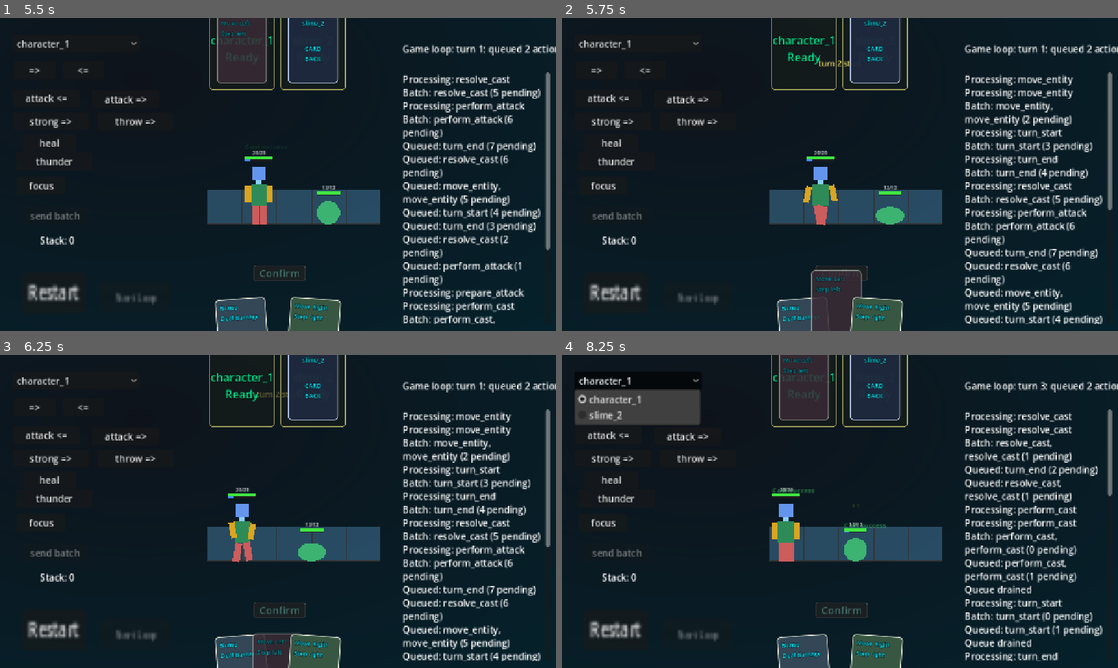
Above: before the commit, frames 1-4 (two rows, left to right).
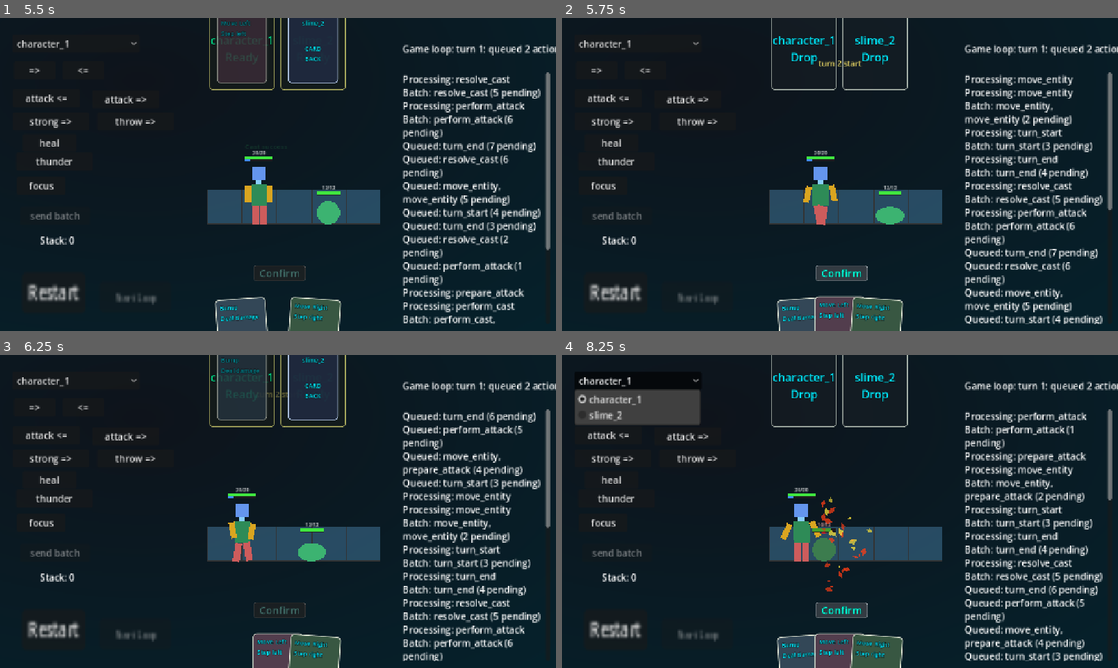
Above: after the commit, the same moments.

Repository: bubblecigar/turn-base-game
Game: Godot game, scene res://scenes/main.tscn
The game is run twice, just before and just after one commit, with the same random seed, the same clock (stepped at 60 frames per second) and the same inputs.
Inputs (mouse positions are in pixels of both pictures, inside the frame that each line leads up to):
- Up to frame 1 (5.5 s): click "Restart" at 0.5 s; click "Restart" at 1.25 s; click "Restart" at 2 s; click "Start Loop" at 2.75 s; click "Confirm" at 3.5 s; click "slime_2" at 4.25 s; click "=>" at 5 s
- Up to frame 2 (5.75 s): no input
- Up to frame 3 (6.25 s): click (278, 611) at 5.75 s, where only the run after the commit has a clickable "Confirm"
- Up to frame 4 (8.25 s): drag from (1040, 536) to (795, 542) at 6.52 s; drag from (728, 527) to (856, 536) at 7.27 s; click "character_1" at 8 s

Frame 1 is identical in both runs. In frame 2, 3.8% of the frame differs, in the area x 37-63%, y 0-100%; in frame 3, 10%; in frame 4, 14%, in the area x 37-99%, y 0-100%.

Commit message:
remove the card animation to prevent buggy behavior

Diff:
--- a/scenes/gui/card_hand_view.gd
+++ b/scenes/gui/card_hand_view.gd
@@ -6,7 +6,6 @@
 const CARD_OVERLAP_PIXELS := 34.0
 const CARD_RAISE_PIXELS := 14.0
 const CARD_HOVER_RAISE_PIXELS := 28.0
-const CARD_HOVER_SECONDS := 0.12
 const CARD_TITLE_LABEL_NAME := "TitleLabel"
 const CARD_COST_LABEL_NAME := "CostLabel"
 const CARD_BODY_LABEL_NAME := "BodyLabel"
@@ -21,7 +20,6 @@
 var _card_face_template: Panel
 var _selection_slot_position_provider: Callable
 var _player_entity_id_provider: Callable
-var _card_tweens: Dictionary = {}
 var _card_nodes: Array[Control] = []
 var _active_cards: Array[Dictionary] = []
 var _selected_card_index := -1
@@ -57,7 +55,6 @@
 	if card == null:
 		return
 
-	_kill_card_tween(card)
 	_dragging_card_index = index
 	_apply_fixed_card_size(card)
 	card.rotation_degrees = 0.0
@@ -90,10 +87,6 @@
 	_active_cards = active_cards.duplicate(true)
 	_selected_card_index = selected_card_index
 	_dragging_card_index = dragging_card_index
-	for tween: Tween in _card_tweens.values():
-		if tween:
-			tween.kill()
-	_card_tweens.clear()
 
 	for child: Node in get_children():
 		remove_child(child)
@@ -161,7 +154,6 @@
 	if card == null:
 		return
 
-	_kill_card_tween(card)
 	var card_count := _card_nodes.size()
 	var centered_index := _get_card_centered_index(index, card_count)
 	var target_position := _get_card_base_position(index, card_count)
@@ -170,40 +162,32 @@
 
 	_apply_fixed_card_size(card)
 	card.pivot_offset = CARD_SIZE / 2.0
-	if animated:
-		_tween_card_to(card, target_position, target_rotation, Vector2.ONE, target_z_index, CARD_HOVER_SECONDS)
-	else:
-		card.position = target_position
-		card.rotation_degrees = target_rotation
-		card.scale = Vector2.ONE
-		card.z_index = target_z_index
+	card.position = target_position
+	card.rotation_degrees = target_rotation
+	card.scale = Vector2.ONE
+	card.z_index = target_z_index
 
 
 func move_card_to_selection_slot(card: Control, index: int, entity_id: StringName, animated: bool) -> void:
 	if card == null:
 		return
 
-	_kill_card_tween(card)
 	var target_position := _get_selection_slot_card_position(entity_id)
 	var target_z_index := 150 + index
 	_apply_fixed_card_size(card)
 	card.pivot_offset = CARD_SIZE / 2.0
-	if animated:
-		_tween_card_to(card, target_position, 0.0, Vector2.ONE, target_z_index, CARD_HOVER_SECONDS)
-	else:
-		card.position = target_position
-		card.rotation_degrees = 0.0
-		card.scale = Vector2.ONE
-		card.z_index = target_z_index
-
-
-func _tween_card_hover(card: Control, index: int, is_hovered: bool) -> void:
+	card.position = target_position
+	card.rotation_degrees = 0.0
+	card.scale = Vector2.ONE
+	card.z_index = target_z_index
+
+
+func _set_card_hover_state(card: Control, index: int, is_hovered: bool) -> void:
 	if card == null:
 		return
 	if index == _dragging_card_index or index == _selected_card_index:
 		return
 
-	_kill_card_tween(card)
 	var base_position := _get_card_base_position(index, get_child_count())
 	var centered_index := _get_card_centered_index(index, get_child_count())
 	var target_position := base_position
@@ -219,7 +203,9 @@
 	_apply_fixed_card_size(card)
 	card.pivot_offset = CARD_SIZE / 2.0
 	card.z_index = target_z_index
-	_tween_card_to(card, target_position, target_rotation, target_scale, target_z_index, CARD_HOVER_SECONDS)
+	card.position = target_position
+	card.rotation_degrees = target_rotation
+	card.scale = target_scale
 
 
 func _get_card_base_position(index: int, card_count: int) -> Vector2:
@@ -257,7 +243,6 @@
 	if card == null:
 		return
 
-	_kill_card_tween(card)
 	var card_count := _card_nodes.size()
 	var centered_index := _get_card_centered_index(index, card_count)
 	var target_position := _get_card_base_position(index, card_count)
@@ -266,10 +251,12 @@
 
 	_apply_fixed_card_size(card)
 	card.pivot_offset = CARD_SIZE / 2.0
-	card.z_index = 220 + index
-
-	var tween := _tween_card_to(card, target_position, target_rotation, Vector2.ONE, target_z_index, CARD_HOVER_SECONDS)
-	tween.finished.connect(finished_callback.bind(card, target_z_index))
+	card.position = target_position
+	card.rotation_degrees = target_rotation
+	card.scale = Vector2.ONE
+	card.z_index = target_z_index
+	if finished_callback.is_valid():
+		finished_callback.call(card, target_z_index)
 
 
 func _on_card_gui_input(event: InputEvent, card_data: Dictionary, index: int, card: Control) -> void:
@@ -277,11 +264,11 @@
 
 
 func _on_card_mouse_entered(card: Control, index: int) -> void:
-	_tween_card_hover(card, index, true)
+	_set_card_hover_state(card, index, true)
 
 
 func _on_card_mouse_exited(card: Control, index: int) -> void:
-	_tween_card_hover(card, index, false)
+	_set_card_hover_state(card, index, false)
 
 
 func _get_card_cost_text(card_data: Dictionary) -> String:
@@ -302,35 +289,3 @@
 		return &""
 
 	return _player_entity_id_provider.call()
-
-
-func _tween_card_to(card: Control, target_position: Vector2, target_rotation: float, target_scale: Vector2, target_z_index: int, seconds: float) -> Tween:
-	card.z_index = target_z_index
-	var tween := create_tween()
-	_card_tweens[card] = tween
-	tween.set_parallel(true)
-	tween.set_trans(Tween.TRANS_QUAD)
-	tween.set_ease(Tween.EASE_OUT)
-	tween.tween_property(card, "position", target_position, seconds)
-	tween.tween_property(card, "rotation_degrees", target_rotation, seconds)
-	tween.tween_property(card, "scale", target_scale, seconds)
-	tween.finished.connect(_on_card_tween_finished.bind(card, tween, target_z_index))
-	return tween
-
-
-func _on_card_tween_finished(card: Control, tween: Tween, target_z_index: int) -> void:
-	if _card_tweens.get(card, null) == tween:
-		_card_tweens.erase(card)
-
-	if card != null:
-		card.z_index = target_z_index
-
-
-func _kill_card_tween(card: Control) -> void:
-	if not _card_tweens.has(card):
-		return
-
-	var active_tween: Tween = _card_tweens[card]
-	if active_tween:
-		active_tween.kill()
-	_card_tweens.erase(card)
--- a/scenes/gui/hand_gui.gd
+++ b/scenes/gui/hand_gui.gd
@@ -309,13 +309,13 @@
 
 		animated_count += 1
 		_pending_card_return_count += 1
-		card_stack.float_card_back_to_hand(card, card_index, _on_pending_card_return_tween_finished.bind(pending_entity_ids))
+		card_stack.float_card_back_to_hand(card, card_index, _on_pending_card_return_finished.bind(pending_entity_ids))
 
 	if animated_count == 0:
 		_clear_pending_cards_after_return(pending_entity_ids)
 
 
-func _on_pending_card_return_tween_finished(card: Control, target_z_index: int, pending_entity_ids: Array[StringName]) -> void:
+func _on_pending_card_return_finished(card: Control, target_z_index: int, pending_entity_ids: Array[StringName]) -> void:
 	if card != null:
 		card.z_index = target_z_index
 
